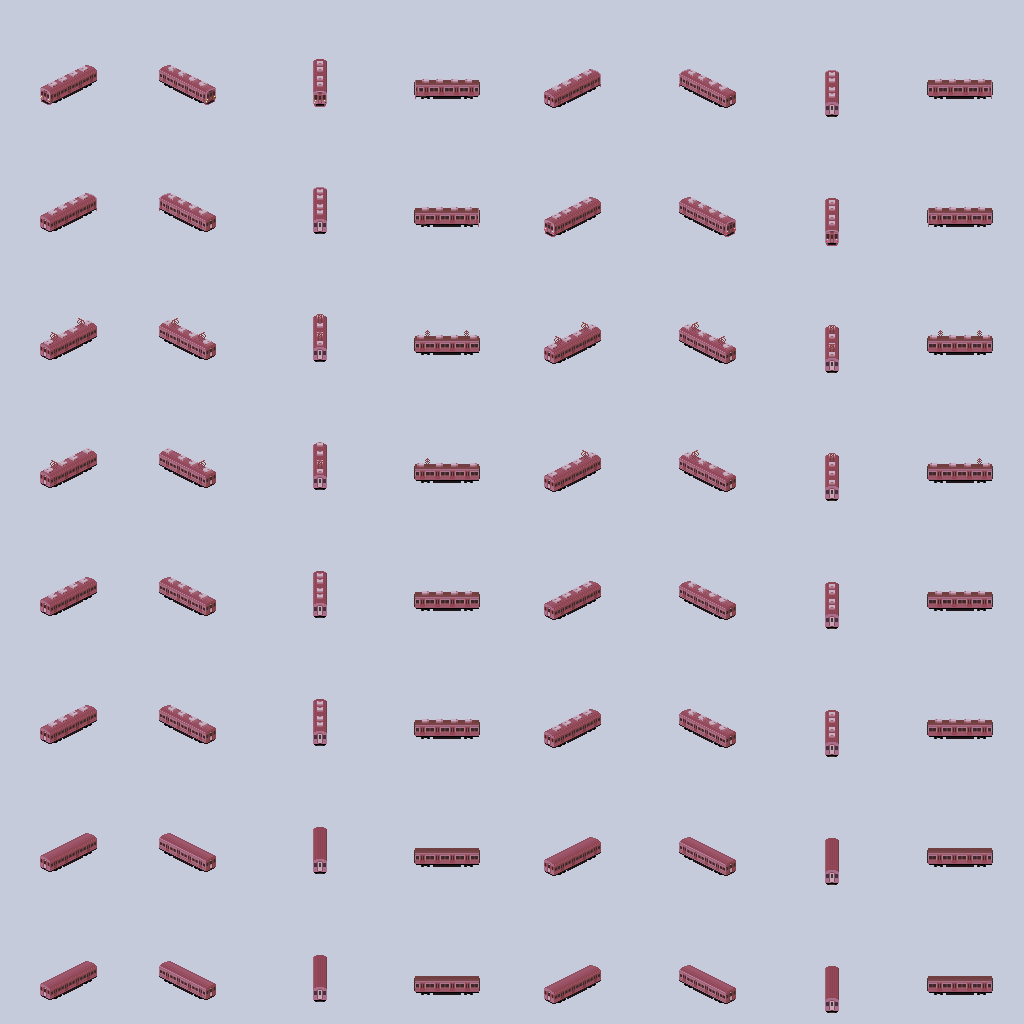
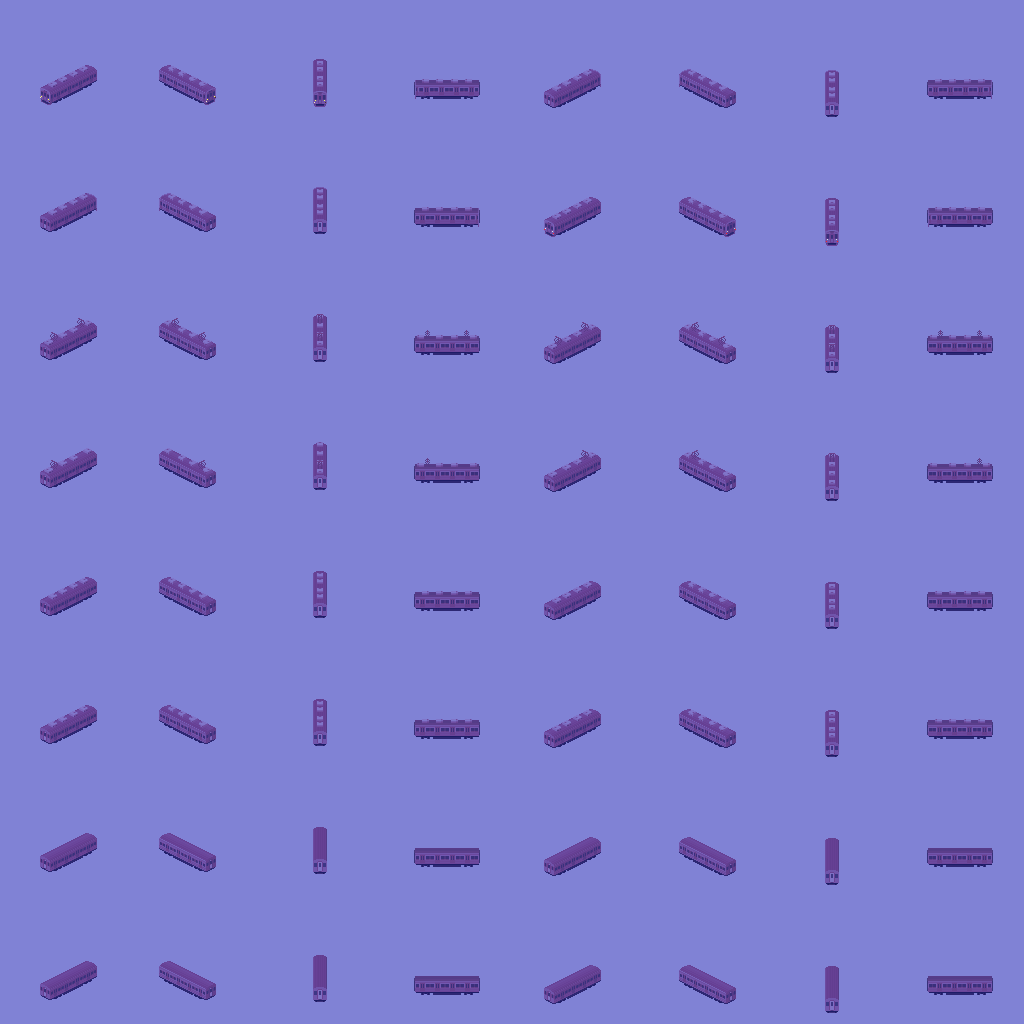
Revision of a layered 1024×1024 image; what changed, layer by layer:
added layer "レイヤー 119" (50%) in group "青" over [0, 0, 1024, 1024]
